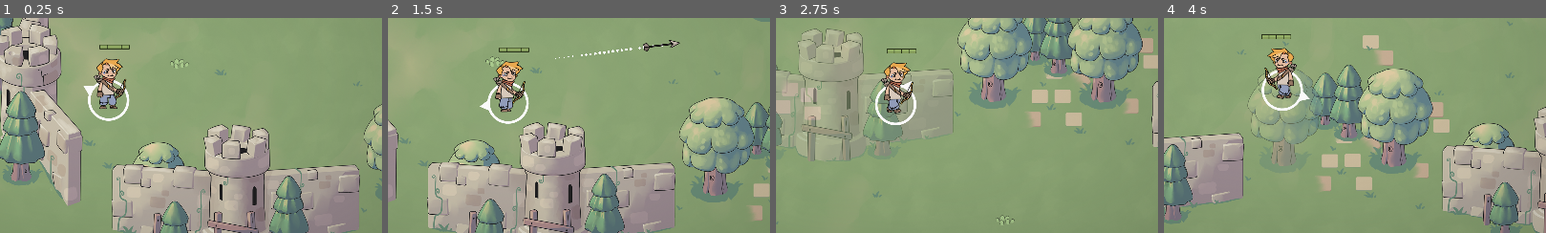
Above: before the commit, frames 1-4 (left to right).
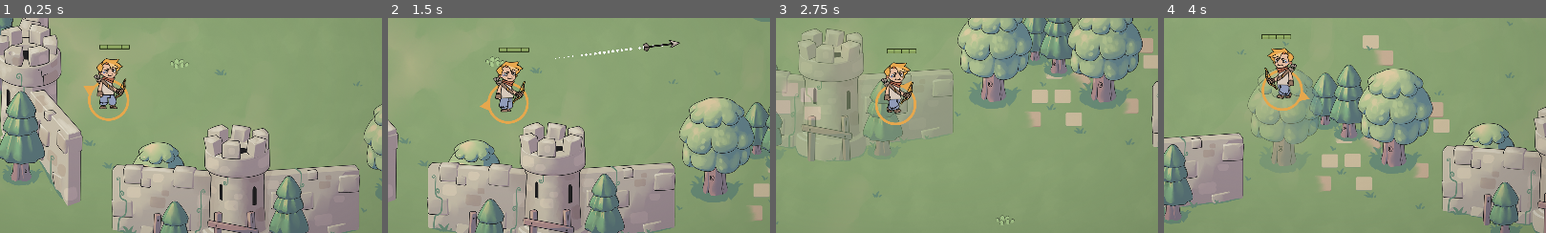
Above: after the commit, the same moments.

Repository: marcelo-souzaf/GTMK-Platypus
Game: Godot game, scene res://scenes/Game.tscn
The game is run twice, just before and just after one commit, with the same random seed, the same clock (stepped at 60 frames per second) and the same inputs.
Inputs (mouse positions are % of the whole screen's width and height, from its top left):
- Up to frame 1 (0.25 s): no input
- Up to frame 2 (1.5 s): tap Enter at 0.5 s; move the mouse to (72, 45) at 0.52 s; hold D (move_right) 0.53-1.28 s; click (72, 45) at 0.6 s; move the mouse to (30, 55) at 1.27 s; hold S (move_down) from 1.28 s (still down); click (30, 55) at 1.35 s
- Up to frame 3 (2.75 s): move the mouse to (60, 28) at 2.02 s; release S (move_down) at 2.03 s; hold D (move_right) from 2.03 s (still down); click (60, 28) at 2.1 s
- Up to frame 4 (4 s): move the mouse to (45, 70) at 2.77 s; release D (move_right) at 2.78 s; hold W (move_up) 2.78-3.53 s; click (45, 70) at 2.85 s; move the mouse to (80, 65) at 3.52 s; hold A (move_left) from 3.53 s (still down); click (80, 65) at 3.6 s
The pictures show only the part of the screen within x 35-85%, y 36-86%; the shares and areas given below are measured in that part.

The runs differ from the first frame. In frame 1, 0.8% of the frame differs, in the area x 21-34%, y 18-48%; in frame 2, 0.4%; in frame 3, 0.4%; in frame 4, 0.4%.

Commit message:
Trying to fix version control

Diff:
--- a/project.godot
+++ b/project.godot
@@ -35,12 +35,13 @@
 config/name="Intrinity"
 run/main_scene="res://scenes/Game.tscn"
 config/icon="res://icon.png"
+<<<<<<<HEADrun/main_scene="res://scenes/menu.tscn"
 
 [autoload]
 
 Game="*res://scripts/game.gd"
 Classes="*res://scripts/classes.gd"
-Music="*res://scenes/music.tscn"
+Music="*res://scenes/Music.tscn"
 
 [debug]
 
--- a/resources/animations/Zombie.tres
+++ /dev/null
@@ -1,11 +0,0 @@
-[gd_resource type="SpriteFrames" load_steps=2 format=2]
-
-[ext_resource path="res://assets/characters/zombie.png" type="Texture" id=1]
-
-[resource]
-animations = [ {
-"frames": [ ExtResource( 1 ) ],
-"loop": true,
-"name": "default",
-"speed": 5.0
-} ]
--- a/scenes/Enemy.tscn
+++ b/scenes/Enemy.tscn
@@ -1,14 +1,7 @@
 [gd_scene load_steps=4 format=2]
 
+[ext_resource path="res://resources/animations/Mage.tres" type="SpriteFrames" id=1]
 [ext_resource path="res://scripts/enemy.gd" type="Script" id=2]
-
-[sub_resource type="SpriteFrames" id=1]
-animations = [ {
-"frames": [ null ],
-"loop": true,
-"name": "default",
-"speed": 5.0
-} ]
 
 [sub_resource type="CapsuleShape2D" id=2]
 radius = 38.0
@@ -20,7 +13,8 @@
 script = ExtResource( 2 )
 
 [node name="AnimatedSprite" type="AnimatedSprite" parent="."]
-frames = SubResource( 1 )
+frames = ExtResource( 1 )
+frame = 9
 playing = true
 flip_h = true
 
--- a/scenes/Game.tscn
+++ b/scenes/Game.tscn
@@ -24,6 +24,12 @@
 [sub_resource type="RectangleShape2D" id=6]
 extents = Vector2( 51, 24 )
 
+[sub_resource type="RectangleShape2D" id=12]
+extents = Vector2( 8589, 10 )
+
+[sub_resource type="RectangleShape2D" id=13]
+extents = Vector2( 10, 6001 )
+
 [sub_resource type="RectangleShape2D" id=7]
 extents = Vector2( 104, 354 )
 
@@ -885,6 +891,66 @@
 position = Vector2( -4, -46 )
 shape = SubResource( 6 )
 
+[node name="Scenario Tree33" type="StaticBody2D" parent="World"]
+position = Vector2( 1016, -598 )
+script = ExtResource( 5 )
+__meta__ = {
+"_edit_group_": true
+}
+
+[node name="Tree_T1" type="Sprite" parent="World/Scenario Tree33"]
+position = Vector2( 0, -200 )
+texture = ExtResource( 11 )
+
+[node name="Area2D" type="Area2D" parent="World/Scenario Tree33/Tree_T1"]
+
+[node name="CollisionPolygon2D" type="CollisionPolygon2D" parent="World/Scenario Tree33/Tree_T1/Area2D"]
+polygon = PoolVector2Array( -55, 149, -50, 82, -133, 47, -141, -94, -58, -198, 73, -188, 145, -65, 102, 53, 33, 87, 36, 160 )
+
+[node name="CollisionShape2D" type="CollisionShape2D" parent="World/Scenario Tree33"]
+position = Vector2( -4, -46 )
+shape = SubResource( 6 )
+
+[node name="Scenario Tree34" type="StaticBody2D" parent="World"]
+position = Vector2( 2200, 236 )
+script = ExtResource( 5 )
+__meta__ = {
+"_edit_group_": true
+}
+
+[node name="Tree_T1" type="Sprite" parent="World/Scenario Tree34"]
+position = Vector2( 0, -200 )
+texture = ExtResource( 11 )
+
+[node name="Area2D" type="Area2D" parent="World/Scenario Tree34/Tree_T1"]
+
+[node name="CollisionPolygon2D" type="CollisionPolygon2D" parent="World/Scenario Tree34/Tree_T1/Area2D"]
+polygon = PoolVector2Array( -55, 149, -50, 82, -133, 47, -141, -94, -58, -198, 73, -188, 145, -65, 102, 53, 33, 87, 36, 160 )
+
+[node name="CollisionShape2D" type="CollisionShape2D" parent="World/Scenario Tree34"]
+position = Vector2( -4, -46 )
+shape = SubResource( 6 )
+
+[node name="Scenario Tree35" type="StaticBody2D" parent="World"]
+position = Vector2( 3142, 48 )
+script = ExtResource( 5 )
+__meta__ = {
+"_edit_group_": true
+}
+
+[node name="Tree_T1" type="Sprite" parent="World/Scenario Tree35"]
+position = Vector2( 0, -200 )
+texture = ExtResource( 11 )
+
+[node name="Area2D" type="Area2D" parent="World/Scenario Tree35/Tree_T1"]
+
+[node name="CollisionPolygon2D" type="CollisionPolygon2D" parent="World/Scenario Tree35/Tree_T1/Area2D"]
+polygon = PoolVector2Array( -55, 149, -50, 82, -133, 47, -141, -94, -58, -198, 73, -188, 145, -65, 102, 53, 33, 87, 36, 160 )
+
+[node name="CollisionShape2D" type="CollisionShape2D" parent="World/Scenario Tree35"]
+position = Vector2( -4, -46 )
+shape = SubResource( 6 )
+
 [node name="Scenario Tree18" type="StaticBody2D" parent="World"]
 position = Vector2( 3312, 569 )
 script = ExtResource( 5 )
@@ -965,6 +1031,26 @@
 position = Vector2( -4, -46 )
 shape = SubResource( 6 )
 
+[node name="Scenario Tree36" type="StaticBody2D" parent="World"]
+position = Vector2( 5254, -554 )
+script = ExtResource( 5 )
+__meta__ = {
+"_edit_group_": true
+}
+
+[node name="Tree_T1" type="Sprite" parent="World/Scenario Tree36"]
+position = Vector2( 0, -200 )
+texture = ExtResource( 11 )
+
+[node name="Area2D" type="Area2D" parent="World/Scenario Tree36/Tree_T1"]
+
+[node name="CollisionPolygon2D" type="CollisionPolygon2D" parent="World/Scenario Tree36/Tree_T1/Area2D"]
+polygon = PoolVector2Array( -55, 149, -50, 82, -133, 47, -141, -94, -58, -198, 73, -188, 145, -65, 102, 53, 33, 87, 36, 160 )
+
+[node name="CollisionShape2D" type="CollisionShape2D" parent="World/Scenario Tree36"]
+position = Vector2( -4, -46 )
+shape = SubResource( 6 )
+
 [node name="Scenario Tree25" type="StaticBody2D" parent="World"]
 position = Vector2( 4726, 1672 )
 script = ExtResource( 5 )
@@ -1290,6 +1376,27 @@
 scale = Vector2( 1.0015, 0.451954 )
 polygon = PoolVector2Array( -56.9146, 358.443, -6.98975, 311.978, -10.9834, -243.387, -95.8564, -493.413, -133.799, -1141.71, -215.677, -1188.17, -391.414, -663.784, -292.562, 108.418, -133.799, 170.371 )
 
+[node name="Scenario Wall29" type="StaticBody2D" parent="World"]
+position = Vector2( 4370, 1261 )
+script = ExtResource( 5 )
+__meta__ = {
+"_edit_group_": true
+}
+
+[node name="Tree_T1" type="Sprite" parent="World/Scenario Wall29"]
+position = Vector2( 0, -200 )
+texture = ExtResource( 10 )
+
+[node name="Area2D" type="Area2D" parent="World/Scenario Wall29/Tree_T1"]
+
+[node name="CollisionPolygon2D" type="CollisionPolygon2D" parent="World/Scenario Wall29/Tree_T1/Area2D"]
+polygon = PoolVector2Array( 97, -74, 122, -226, 73, -385, 5, -420, -40, -378, -129, -424, -227, -173, -153, -32 )
+
+[node name="CollisionPolygon2D" type="CollisionPolygon2D" parent="World/Scenario Wall29"]
+position = Vector2( 207, 12 )
+scale = Vector2( 1.0015, 0.451954 )
+polygon = PoolVector2Array( -56.9146, 358.443, -6.98975, 311.978, -10.9834, -243.387, -95.8564, -493.413, -133.799, -1141.71, -215.677, -1188.17, -391.414, -663.784, -292.562, 108.418, -133.799, 170.371 )
+
 [node name="Scenario Wall28" type="StaticBody2D" parent="World"]
 position = Vector2( -442, 4496 )
 script = ExtResource( 5 )
@@ -1394,6 +1501,32 @@
 position = Vector2( 207, 12 )
 scale = Vector2( 1.0015, 0.451954 )
 polygon = PoolVector2Array( -271.593, 28.7639, -98.8518, -30.9766, -144.783, -134.969, -329.506, -68.5908 )
+
+[node name="Walls" type="YSort" parent="."]
+
+[node name="StaticBody2D" type="StaticBody2D" parent="Walls"]
+position = Vector2( 3003, -3000 )
+
+[node name="CollisionShape2D" type="CollisionShape2D" parent="Walls/StaticBody2D"]
+shape = SubResource( 12 )
+
+[node name="StaticBody2D2" type="StaticBody2D" parent="Walls"]
+position = Vector2( 3003, 8000 )
+
+[node name="CollisionShape2D" type="CollisionShape2D" parent="Walls/StaticBody2D2"]
+shape = SubResource( 12 )
+
+[node name="StaticBody2D3" type="StaticBody2D" parent="Walls"]
+position = Vector2( -5000, 2409 )
+
+[node name="CollisionShape2D" type="CollisionShape2D" parent="Walls/StaticBody2D3"]
+shape = SubResource( 13 )
+
+[node name="StaticBody2D4" type="StaticBody2D" parent="Walls"]
+position = Vector2( 11000, 2409 )
+
+[node name="CollisionShape2D" type="CollisionShape2D" parent="Walls/StaticBody2D4"]
+shape = SubResource( 13 )
 
 [node name="AreaMessagers" type="Node" parent="."]
 
@@ -1569,6 +1702,7 @@
 valign = 1
 
 [node name="GameOver" type="Control" parent="HUD"]
+pause_mode = 2
 visible = false
 anchor_right = 1.0
 anchor_bottom = 1.0
@@ -1594,6 +1728,7 @@
 valign = 1
 
 [node name="RetryButton" type="Button" parent="HUD/GameOver"]
+pause_mode = 2
 margin_left = 100.0
 margin_top = 450.0
 margin_right = 1180.0
@@ -1672,6 +1807,12 @@
 [connection signal="body_exited" from="World/Scenario Tree16/Tree_T1/Area2D" to="World/Scenario Tree16" method="_on_Area2D_body_exited"]
 [connection signal="body_entered" from="World/Scenario Tree17/Tree_T1/Area2D" to="World/Scenario Tree17" method="_on_Area2D_body_entered"]
 [connection signal="body_exited" from="World/Scenario Tree17/Tree_T1/Area2D" to="World/Scenario Tree17" method="_on_Area2D_body_exited"]
+[connection signal="body_entered" from="World/Scenario Tree33/Tree_T1/Area2D" to="World/Scenario Tree33" method="_on_Area2D_body_entered"]
+[connection signal="body_exited" from="World/Scenario Tree33/Tree_T1/Area2D" to="World/Scenario Tree33" method="_on_Area2D_body_exited"]
+[connection signal="body_entered" from="World/Scenario Tree34/Tree_T1/Area2D" to="World/Scenario Tree34" method="_on_Area2D_body_entered"]
+[connection signal="body_exited" from="World/Scenario Tree34/Tree_T1/Area2D" to="World/Scenario Tree34" method="_on_Area2D_body_exited"]
+[connection signal="body_entered" from="World/Scenario Tree35/Tree_T1/Area2D" to="World/Scenario Tree35" method="_on_Area2D_body_entered"]
+[connection signal="body_exited" from="World/Scenario Tree35/Tree_T1/Area2D" to="World/Scenario Tree35" method="_on_Area2D_body_exited"]
 [connection signal="body_entered" from="World/Scenario Tree18/Tree_T1/Area2D" to="World/Scenario Tree18" method="_on_Area2D_body_entered"]
 [connection signal="body_exited" from="World/Scenario Tree18/Tree_T1/Area2D" to="World/Scenario Tree18" method="_on_Area2D_body_exited"]
 [connection signal="body_entered" from="World/Scenario Tree19/Tree_T1/Area2D" to="World/Scenario Tree19" method="_on_Area2D_body_entered"]
@@ -1680,6 +1821,8 @@
 [connection signal="body_exited" from="World/Scenario Tree27/Tree_T1/Area2D" to="World/Scenario Tree27" method="_on_Area2D_body_exited"]
 [connection signal="body_entered" from="World/Scenario Tree28/Tree_T1/Area2D" to="World/Scenario Tree28" method="_on_Area2D_body_entered"]
 [connection signal="body_exited" from="World/Scenario Tree28/Tree_T1/Area2D" to="World/Scenario Tree28" method="_on_Area2D_body_exited"]
+[connection signal="body_entered" from="World/Scenario Tree36/Tree_T1/Area2D" to="World/Scenario Tree36" method="_on_Area2D_body_entered"]
+[connection signal="body_exited" from="World/Scenario Tree36/Tree_T1/Area2D" to="World/Scenario Tree36" method="_on_Area2D_body_exited"]
 [connection signal="body_entered" from="World/Scenario Tree25/Tree_T1/Area2D" to="World/Scenario Tree25" method="_on_Area2D_body_entered"]
 [connection signal="body_exited" from="World/Scenario Tree25/Tree_T1/Area2D" to="World/Scenario Tree25" method="_on_Area2D_body_exited"]
 [connection signal="body_entered" from="World/Scenario Tree29/Tree_T1/Area2D" to="World/Scenario Tree29" method="_on_Area2D_body_entered"]
@@ -1712,6 +1855,8 @@
 [connection signal="body_exited" from="World/Scenario Wall24/Tree_T1/Area2D" to="World/Scenario Wall24" method="_on_Area2D_body_exited"]
 [connection signal="body_entered" from="World/Scenario Wall27/Tree_T1/Area2D" to="World/Scenario Wall27" method="_on_Area2D_body_entered"]
 [connection signal="body_exited" from="World/Scenario Wall27/Tree_T1/Area2D" to="World/Scenario Wall27" method="_on_Area2D_body_exited"]
+[connection signal="body_entered" from="World/Scenario Wall29/Tree_T1/Area2D" to="World/Scenario Wall29" method="_on_Area2D_body_entered"]
+[connection signal="body_exited" from="World/Scenario Wall29/Tree_T1/Area2D" to="World/Scenario Wall29" method="_on_Area2D_body_exited"]
 [connection signal="body_entered" from="World/Scenario Wall28/Tree_T1/Area2D" to="World/Scenario Wall28" method="_on_Area2D_body_entered"]
 [connection signal="body_exited" from="World/Scenario Wall28/Tree_T1/Area2D" to="World/Scenario Wall28" method="_on_Area2D_body_exited"]
 [connection signal="body_entered" from="World/Scenario Wall14/Tree_T1/Area2D" to="World/Scenario Wall14" method="_on_Area2D_body_entered"]
--- a/scenes/Player.tscn
+++ b/scenes/Player.tscn
@@ -3,7 +3,7 @@
 [ext_resource path="res://scripts/player.gd" type="Script" id=1]
 [ext_resource path="res://resources/animations/Swordsman.tres" type="SpriteFrames" id=2]
 [ext_resource path="res://resources/vignette.tres" type="Material" id=3]
-[ext_resource path="res://assets/characters/circle.png" type="Texture" id=4]
+[ext_resource path="res://assets/circle.png" type="Texture" id=4]
 
 [sub_resource type="CapsuleShape2D" id=2]
 radius = 38.0
@@ -33,7 +33,7 @@
 
 [node name="AnimatedSprite" type="AnimatedSprite" parent="."]
 frames = ExtResource( 2 )
-frame = 1
+frame = 3
 playing = true
 
 [node name="CollisionShape2D" type="CollisionShape2D" parent="."]
--- a/scenes/UpgradePanel.tscn
+++ b/scenes/UpgradePanel.tscn
@@ -1,9 +1,16 @@
-[gd_scene load_steps=5 format=2]
+[gd_scene load_steps=7 format=2]
 
 [ext_resource path="res://resources/main_theme.tres" type="Theme" id=1]
 [ext_resource path="res://scripts/upgrade_panel.gd" type="Script" id=2]
-[ext_resource path="res://assets/buttons/Ability_Panel_A_Facused.png" type="Texture" id=3]
-[ext_resource path="res://assets/buttons/Ability_Panel_A_Default.png" type="Texture" id=4]
+[ext_resource path="res://assets/panels/Ability_Panel_A_Facused.png" type="Texture" id=3]
+[ext_resource path="res://assets/panels/Ability_Panel_A_Default.png" type="Texture" id=4]
+
+[sub_resource type="DynamicFontData" id=1]
+font_path = "res://assets/fonts/Chilet.otf"
+
+[sub_resource type="DynamicFont" id=2]
+size = 17
+font_data = SubResource( 1 )
 
 [node name="Panel" type="TextureButton"]
 margin_left = 225.0
@@ -23,6 +30,7 @@
 margin_top = 24.0
 margin_right = -15.0
 margin_bottom = -24.0
+custom_constants/separation = 20
 
 [node name="Label" type="Label" parent="VBoxContainer"]
 margin_right = 270.0
@@ -32,10 +40,11 @@
 autowrap = true
 
 [node name="RichTextLabel" type="RichTextLabel" parent="VBoxContainer"]
-margin_top = 65.0
+margin_top = 81.0
 margin_right = 270.0
-margin_bottom = 95.0
+margin_bottom = 127.0
 mouse_filter = 1
+custom_fonts/normal_font = SubResource( 2 )
 text = "Lorem ipsum asdlasjd asldjk alskdjklas asldkjas"
 fit_content_height = true
 
--- a/scenes/attacks/ArcherAttack.gd
+++ b/scenes/attacks/ArcherAttack.gd
@@ -17,7 +17,7 @@
 		set_collision_mask_bit(2, false)
 
 func _physics_process(delta):
-	var collision = move_and_collide(arrow_dir * ARROW_SPEED * delta)
+	var collision = move_and_collide(arrow_dir * (ARROW_SPEED + Game.arrow_speed_boost) * delta)
 
 	if collision:
 		var body = collision.collider
--- a/scenes/attacks/MageAttack.gd
+++ b/scenes/attacks/MageAttack.gd
@@ -41,7 +41,7 @@
 			if by_player:
 				if body == Game.player:
 					continue
-				body.take_damage(Classes.damage[Classes.Mage] * Game.player_damage, Classes.Mage)
+				body.take_damage(Classes.damage[Classes.Mage] * (Game.player_damage + Game.mage_damage), Classes.Mage)
 			else:
 				body.take_damage(Classes.damage[Classes.Mage], Classes.Mage)
 	attack_timer.start()
--- a/scenes/attacks/ZombieAttack.tscn
+++ /dev/null
@@ -1,22 +0,0 @@
-[gd_scene load_steps=3 format=2]
-
-[ext_resource path="res://scenes/attacks/SwordsmanAttack.gd" type="Script" id=1]
-
-[sub_resource type="CircleShape2D" id=1]
-radius = 52.1728
-
-[node name="AttackArea" type="Area2D"]
-collision_layer = 0
-collision_mask = 4
-script = ExtResource( 1 )
-
-[node name="CollisionShape2D" type="CollisionShape2D" parent="."]
-position = Vector2( 72, 0 )
-shape = SubResource( 1 )
-
-[node name="AttackTimer" type="Timer" parent="."]
-wait_time = 0.1
-one_shot = true
-autostart = true
-
-[connection signal="timeout" from="AttackTimer" to="." method="_on_AttackTimer_timeout"]
--- a/scenes/menu.tscn
+++ b/scenes/menu.tscn
@@ -1,11 +1,12 @@
-[gd_scene load_steps=9 format=2]
+[gd_scene load_steps=10 format=2]
 
 [ext_resource path="res://assets/partypus.png" type="Texture" id=1]
 [ext_resource path="res://assets/gmtk logo.png" type="Texture" id=2]
 [ext_resource path="res://assets/x.png" type="Texture" id=3]
 [ext_resource path="res://resources/main_theme.tres" type="Theme" id=4]
 [ext_resource path="res://scripts/menu.gd" type="Script" id=5]
-[ext_resource path="res://assets/banner.png" type="Texture" id=6]
+[ext_resource path="res://assets/logo.png" type="Texture" id=6]
+[ext_resource path="res://assets/bg_tile.png" type="Texture" id=7]
 
 [sub_resource type="Animation" id=1]
 length = 0.001
@@ -181,33 +182,29 @@
 anchor_right = 1.0
 anchor_bottom = 1.0
 mouse_filter = 2
+texture = ExtResource( 7 )
+expand = true
+stretch_mode = 2
+
+[node name="TextureRect" type="TextureRect" parent="."]
+anchor_left = 0.5
+anchor_top = 0.5
+anchor_right = 0.5
+anchor_bottom = 0.5
+margin_left = -368.5
+margin_top = -148.0
+margin_right = 368.5
+margin_bottom = 20.0
 texture = ExtResource( 6 )
 expand = true
-
-[node name="VBoxContainer" type="VBoxContainer" parent="."]
-anchor_left = 1.0
-anchor_top = 1.0
-anchor_right = 1.0
-anchor_bottom = 1.0
-margin_left = -202.0
-margin_top = -188.0
-margin_right = -100.0
-margin_bottom = -72.0
-mouse_filter = 2
-__meta__ = {
-"_edit_group_": true
-}
-
-[node name="PlayButton" type="Button" parent="VBoxContainer"]
-margin_right = 126.0
-margin_bottom = 49.0
+stretch_mode = 5
+
+[node name="PlayButton" type="Button" parent="."]
+margin_left = 570.0
+margin_top = 510.0
+margin_right = 710.0
+margin_bottom = 575.0
 text = "Play"
-
-[node name="AboutButton" type="Button" parent="VBoxContainer"]
-margin_top = 53.0
-margin_right = 126.0
-margin_bottom = 102.0
-text = "About"
 
 [node name="ColorRect" type="ColorRect" parent="."]
 anchor_right = 1.0
@@ -261,7 +258,5 @@
 anims/RESET = SubResource( 1 )
 anims/splash = SubResource( 2 )
 
-[connection signal="mouse_entered" from="VBoxContainer/PlayButton" to="." method="_on_button_hovered"]
-[connection signal="pressed" from="VBoxContainer/PlayButton" to="." method="_on_PlayButton_pressed"]
-[connection signal="mouse_entered" from="VBoxContainer/AboutButton" to="." method="_on_button_hovered"]
-[connection signal="pressed" from="VBoxContainer/AboutButton" to="." method="_on_AboutButton_pressed"]
+[connection signal="mouse_entered" from="PlayButton" to="." method="_on_button_hovered"]
+[connection signal="pressed" from="PlayButton" to="." method="_on_PlayButton_pressed"]
--- a/scripts/Main_game.gd
+++ b/scripts/Main_game.gd
@@ -14,5 +14,11 @@
 		spawn.call_wave(Game.wave)
 
 func retry():
-	print("Click")
+	Game.mode = Game.Mode.Playing
+	Game.kills_to_level_up = 5
+	Game.total_kill_count = 0
+	Game.player_level = 1
+	Game.enemy_count = 0
+	Game.score = 0
 	get_tree().reload_current_scene()
+	get_tree().paused = false
--- a/scripts/Menu.gd
+++ b/scripts/Menu.gd
@@ -11,6 +11,6 @@
 	Music.hover()
 
 func _unhandled_input(event):
-	if event is InputEventMouseButton:
-		if event.button_index == BUTTON_LEFT and event.pressed:
-			Music.click()
+	if (event is InputEventMouseButton and event.pressed and
+	event.button_index == BUTTON_LEFT):
+		Music.click()
--- a/scripts/classes.gd
+++ b/scripts/classes.gd
@@ -30,15 +30,13 @@
 const attacks = [
 	preload("res://scenes/attacks/SwordsmanAttack.tscn"),
 	preload("res://scenes/attacks/ArcherAttack.tscn"),
-	preload("res://scenes/attacks/MageAttack.tscn"),
-	preload("res://scenes/attacks/ZombieAttack.tscn")
+	preload("res://scenes/attacks/MageAttack.tscn")
 ]
 
 const animations = [
 	preload("res://resources/animations/Swordsman.tres"),
 	preload("res://resources/animations/Archer.tres"),
-	preload("res://resources/animations/Mage.tres"),
-	preload("res://resources/animations/Zombie.tres")
+	preload("res://resources/animations/Mage.tres")
 ]
 
 const icons = [
@@ -50,29 +48,29 @@
 const bars_front = [
 	preload("res://assets/life_bars/S_HP_Front.png"),
 	preload("res://assets/life_bars/A_HP_Front.png"),
-	preload("res://assets/life_bars/M_HP_Front.png"),
+	preload("res://assets/life_bars/M_HP_Front.png")
 ]
 
 const bars_mid = [
 	preload("res://assets/life_bars/S_HP_Mid.png"),
 	preload("res://assets/life_bars/A_HP_Mid.png"),
-	preload("res://assets/life_bars/M_HP_Mid.png"),
+	preload("res://assets/life_bars/M_HP_Mid.png")
 ]
 
 const bars_back = [
 	preload("res://assets/life_bars/S_HP_Back.png"),
 	preload("res://assets/life_bars/A_HP_Back.png"),
-	preload("res://assets/life_bars/M_HP_Back.png"),
+	preload("res://assets/life_bars/M_HP_Back.png")
 ]
 
 const colors = [
 	Color(0.87, 0.36, 0.21),
-	Color(0.58, 0.69, 0.4),
+	Color(0.92, 0.67, 0.31),
 	Color(0.46, 0.29, 0.51)
 ]
 
 const acceleration = [800, 800, 800, 100]
-const damage = [50, 20, 40, 10]
+const damage = [20, 20, 20, 10]
 const max_speed = [300, 250, 200, 250]
 const health = [100, 100, 100, 100]
 const attack_cooldown = [0.6, 2, 1, 0.5]
--- a/scripts/enemy.gd
+++ b/scripts/enemy.gd
@@ -6,10 +6,13 @@
 var player = null
 
 func init(spawner_, enemy_class: int, pos: Vector2 = Vector2.ZERO):
+	self.sprite = $AnimatedSprite
+	self.class_ = enemy_class
 	self.spawner = spawner_
-	self.class_ = enemy_class
 	self.position = pos
 	update_stats()
+	update_appearance()
+	create_health_bar()
 	if tutorial:
 		self.sight_radius /= 1000
 
--- a/scripts/entity.gd
+++ b/scripts/entity.gd
@@ -1,11 +1,11 @@
 extends KinematicBody2D
 class_name Entity
 
-onready var sprite = $AnimatedSprite
 onready var cooldown = $CooldownTimer
 export var class_: int
 var health_bar = null
 
+var sprite: AnimatedSprite
 var health: int = 100
 var max_health: int = 100
 var max_speed: int
@@ -14,10 +14,6 @@
 var is_player := false
 
 var lin_speed := Vector2.ZERO
-
-func _ready():
-	update_appearance()
-	create_health_bar()
 
 func attack(direction: Vector2):
 	cooldown.start(Classes.attack_cooldown[class_])
@@ -42,7 +38,8 @@
 	self.sight_radius = Classes.sight_radius[class_]
 	if self.is_player:
 		self.max_speed += Game.player_boost_speed
-
+		if class_ == Classes.Swordsman:
+			self.max_speed += Game.swordsman_speed
 func update_appearance():
 	self.sprite.frames = Classes.animations[class_]
 
--- a/scripts/game.gd
+++ b/scripts/game.gd
@@ -38,6 +38,9 @@
 
 var player_damage = 3
 var player_boost_speed = 150
+var arrow_speed_boost = 0
+var swordsman_speed = 0
+var mage_damage = 0
 
 func init(player_node: Player, game_node: Node2D):
 	game = game_node
@@ -141,6 +144,12 @@
 			player_damage += 0.2
 		2:
 			player_boost_speed += 20
+		3:
+			arrow_speed_boost += 100
+		4:
+			swordsman_speed += 40
+		5:
+			mage_damage += 0.4
 
 func call_wave():
 	enemy_count = 0
--- a/scripts/player.gd
+++ b/scripts/player.gd
@@ -5,8 +5,11 @@
 
 func _ready():
 	Game.init(self, get_parent().get_parent())
+	self.sprite = $AnimatedSprite
 	self.is_player = true
 	update_stats()
+	update_appearance()
+	create_health_bar()
 	Music.start()
 	Music.play_music_for_class(self.class_)
 
@@ -56,9 +59,9 @@
 	.update_stats()
 	Game.ui.update_stats(self.class_)
 
-func update_apperance():
-	.update_apperance()
-	$Circle.modulate = Classes.colors[class_]
+func update_appearance():
+	.update_appearance()
+	circle.modulate = Classes.colors[class_]
 
 func take_damage(amount: int, attacker_class: int):
 	if not $Invulnerability.is_stopped():
--- a/scripts/upgrade_panel.gd
+++ b/scripts/upgrade_panel.gd
@@ -15,6 +15,18 @@
 		'name': 'Increase Speed',
 		'desc': 'You move a little faster. Gotta go (a little) fast!',
 	},
+	3: {
+		'name': 'Increase Arrow Speed',
+		'desc': 'YOUR ARROWS ARE NOW FASTER THAN LIGHTNING! (Not really, but they\'re faster)',
+	},
+	4: {
+		'name': 'Increase Swordsman Speed',
+		'desc': 'The swordsman gets faster. He\'s gotta compensate for his small... \n range attack.',
+	},
+	5: {
+		'name': 'Increase Mage Damage',
+		'desc': 'The mage\'s fireballs now deal more damage. Burn, baby, burn!',
+	},
 }
 
 func _ready():
Not shown, removed: assets/atlas_render.png.import
Not shown, removed: assets/buttons/Ability_Panel_A_Default.png.import
Not shown, removed: assets/buttons/Ability_Panel_A_Facused.png.import
Not shown, removed: assets/buttons/Ability_Panel_M_Default.png.import
Not shown, removed: assets/buttons/Ability_Panel_M_Facused.png.import
Not shown, removed: assets/buttons/Ability_Panel_S_Default.png.import
Not shown, removed: assets/buttons/Ability_Panel_S_Facused.png.import
Binary file removed: assets/characters/archer.png
Not shown, removed: assets/characters/archer.png.import
Not shown, removed: assets/characters/circle.png.import
Binary file removed: assets/characters/mage.png
Not shown, removed: assets/characters/mage.png.import
(and 24 more such lines)
